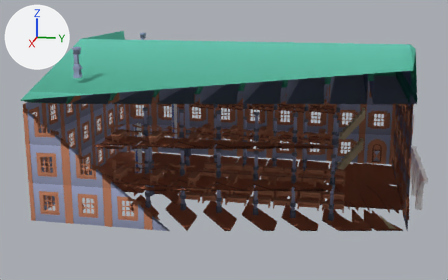
Before and after pictures for a commit that changed the glTF model roblox-games/mare-essentia/assets/inbox-hold/london_bld_opera.glb.
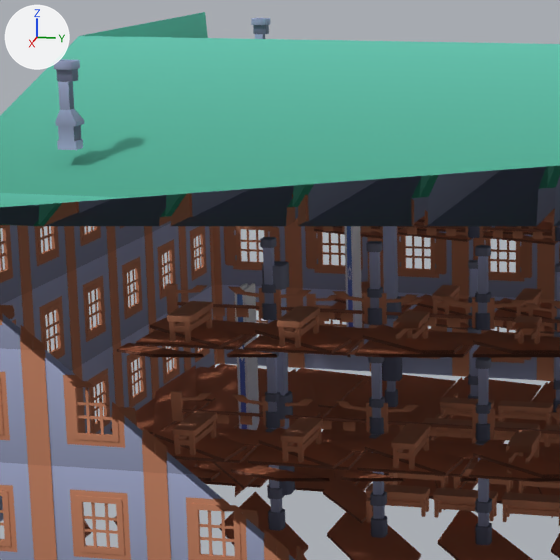
Each version is shown whole from a camera (50 mm lens) standing at (53.3, 8.7, 17.8) and looking at (0.8, -1.8, 4.7), then close up on the part from 12% to 55% of the width and 10% to 78% of the height. Every picture has the same lights, and +X, +Y and +Z are marked at upper left. The first two pictures are the older version. Everything nearer to the camera than a plane just in front of the edit is cut away. Where no turn or scale is listed for an object, it has been applied to the vertices.

Names of what the first close-up shows: 'platform-planks.020', 'platform-planks.029', 'platform-planks.030', 'roof-gable.004', 'roof-gable.005', 'roof-gable.006', 'roof-gable.007', 'roof-gable.008', 'wall-window-shutters.043', 'wall-window-shutters.046', 'wall-window-shutters.047', 'wall-window-shutters.050' and 118 more.
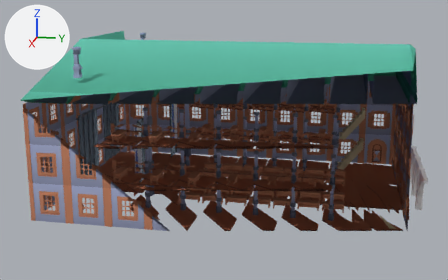
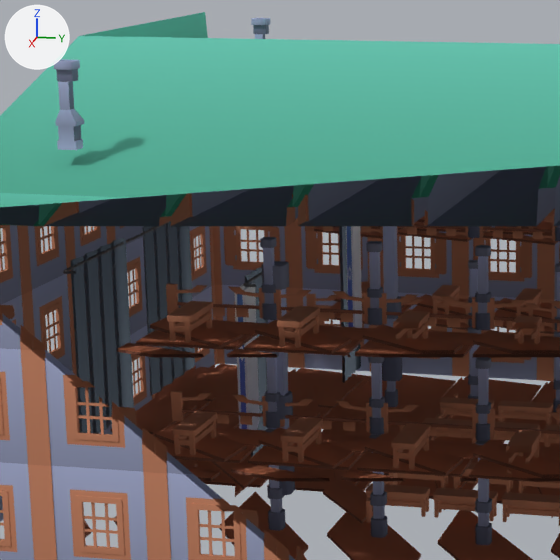
What differs and where, as boxes [x1, y1, x2, y2] in the close-ups (560 x 560 px):
'Curtains_Double', added
    after: [63, 221, 195, 434]
    faces in mat_couch_blue (dark blue #324557): [71, 222, 195, 434]
    faces in mat_lightmetal (dark grey #686868): [63, 221, 171, 274]
'Curtains_Single', added
    after: [339, 226, 361, 383]
'Curtains_Single.001', added
    after: [243, 265, 268, 465]
    faces in mat_couch_blue_001 (dark blue #324557): [245, 265, 268, 465]
'wall-window-shutters.071', unchanged, covered by the edit
    before: [72, 252, 117, 368]
'wall-window-shutters.061', unchanged, covered by the edit
    before: [149, 223, 185, 322]
'wall-window-shutters.069', unchanged, covered by the edit
    before: [78, 344, 120, 434]
    after: [98, 424, 112, 434]

The change, as a list of edits to the scene's bpy script:
```text
Add mat_lightmetal_001:
    mat_lightmetal_001 = principled_material('LightMetal.001')
    mat_lightmetal_001.base_color = (0.139, 0.139, 0.139)  # dark grey #686868
    mat_lightmetal_001.metallic = 0.4
    mat_lightmetal_001.roughness = 0.415
Add mat_couch_blue_001:
    mat_couch_blue_001 = principled_material('Couch_Blue.001')
    mat_couch_blue_001.base_color = (0.0315, 0.0603, 0.0954)  # dark blue #324557
    mat_couch_blue_001.metallic = 0.4
    mat_couch_blue_001.roughness = 0.415
Add mat_lightmetal:
    mat_lightmetal = principled_material('LightMetal')
    mat_lightmetal.base_color = (0.139, 0.139, 0.139)  # dark grey #686868
    mat_lightmetal.metallic = 0.4
    mat_lightmetal.roughness = 0.415
Add mat_couch_blue:
    mat_couch_blue = principled_material('Couch_Blue')
    mat_couch_blue.base_color = (0.0315, 0.0603, 0.0954)  # dark blue #324557
    mat_couch_blue.metallic = 0.4
    mat_couch_blue.roughness = 0.415
Add me_curtains_single:
    me_curtains_single.from_pydata(...)  # 132 vertices, 208 faces; spans x -0.0078..0.0086, y -0.0434..0.0, z -0.0006..0.0042
    # faces by material slot: [112, 96]
    me_curtains_single.materials.append(mat_lightmetal_001)  # dark grey #686868
    me_curtains_single.materials.append(mat_couch_blue_001)  # dark blue #324557
Add me_curtains_double:
    me_curtains_double.from_pydata(...)  # 208 vertices, 320 faces; spans x -5.08..5.32, y -0.11..0.36, z -0.01..5.64
    # faces by material slot: [128, 192]
    me_curtains_double.materials.append(mat_lightmetal)  # dark grey #686868
    me_curtains_double.materials.append(mat_couch_blue)  # dark blue #324557
Add ob_curtains_single_001:
    ob_curtains_single_001 = bpy.data.objects.new('Curtains_Single.001', me_curtains_single)
    ob_curtains_single_001.parent = ob_rootnode_002
    ob_curtains_single_001.location = (0.0, 0.0, 0.0)
    ob_curtains_single_001.rotation_euler = (-1.571, 0.0, 0.0)  # degrees (-90, 0, 0)
    ob_curtains_single_001.scale = (100.0, 100.0, 100.0)
Add ob_rootnode_002:
    ob_rootnode_002 = bpy.data.objects.new('RootNode.002', None)
    ob_rootnode_002.parent = ob_opera_side_curtain_right
    ob_rootnode_002.location = (0.0, 0.0, 0.0)
Add ob_opera_side_curtain_right:
    ob_opera_side_curtain_right = bpy.data.objects.new('opera_side_curtain_right', None)
    ob_opera_side_curtain_right.location = (4.75, -8.1, 1.52)
    ob_opera_side_curtain_right.scale = (1.45, 1.0, 1.3)
Add ob_curtains_single:
    ob_curtains_single = bpy.data.objects.new('Curtains_Single', me_curtains_single)
    ob_curtains_single.parent = ob_rootnode_001
    ob_curtains_single.location = (0.0, 0.0, 0.0)
    ob_curtains_single.rotation_euler = (-1.571, 0.0, 0.0)  # degrees (-90, 0, 0)
    ob_curtains_single.scale = (100.0, 100.0, 100.0)
Add ob_rootnode_001:
    ob_rootnode_001 = bpy.data.objects.new('RootNode.001', None)
    ob_rootnode_001.parent = ob_opera_side_curtain_left
    ob_rootnode_001.location = (0.0, 0.0, 0.0)
Add ob_opera_side_curtain_left:
    ob_opera_side_curtain_left = bpy.data.objects.new('opera_side_curtain_left', None)
    ob_opera_side_curtain_left.location = (-4.75, -8.1, 1.52)
    ob_opera_side_curtain_left.scale = (1.45, 1.0, 1.3)
Add ob_curtains_double:
    ob_curtains_double = bpy.data.objects.new('Curtains_Double', me_curtains_double)
    ob_curtains_double.location = (0.0, -13.75, 1.52)
```
